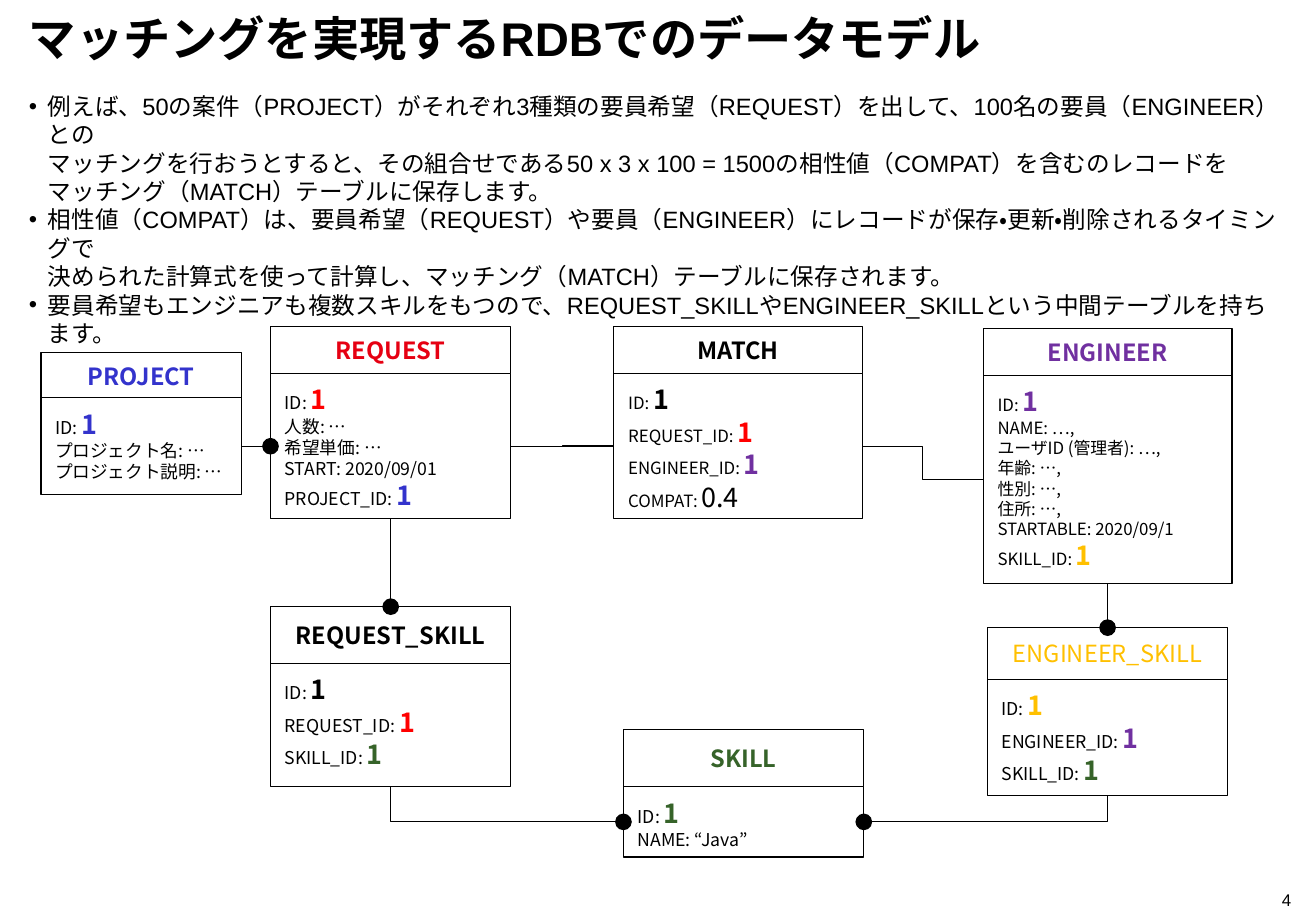
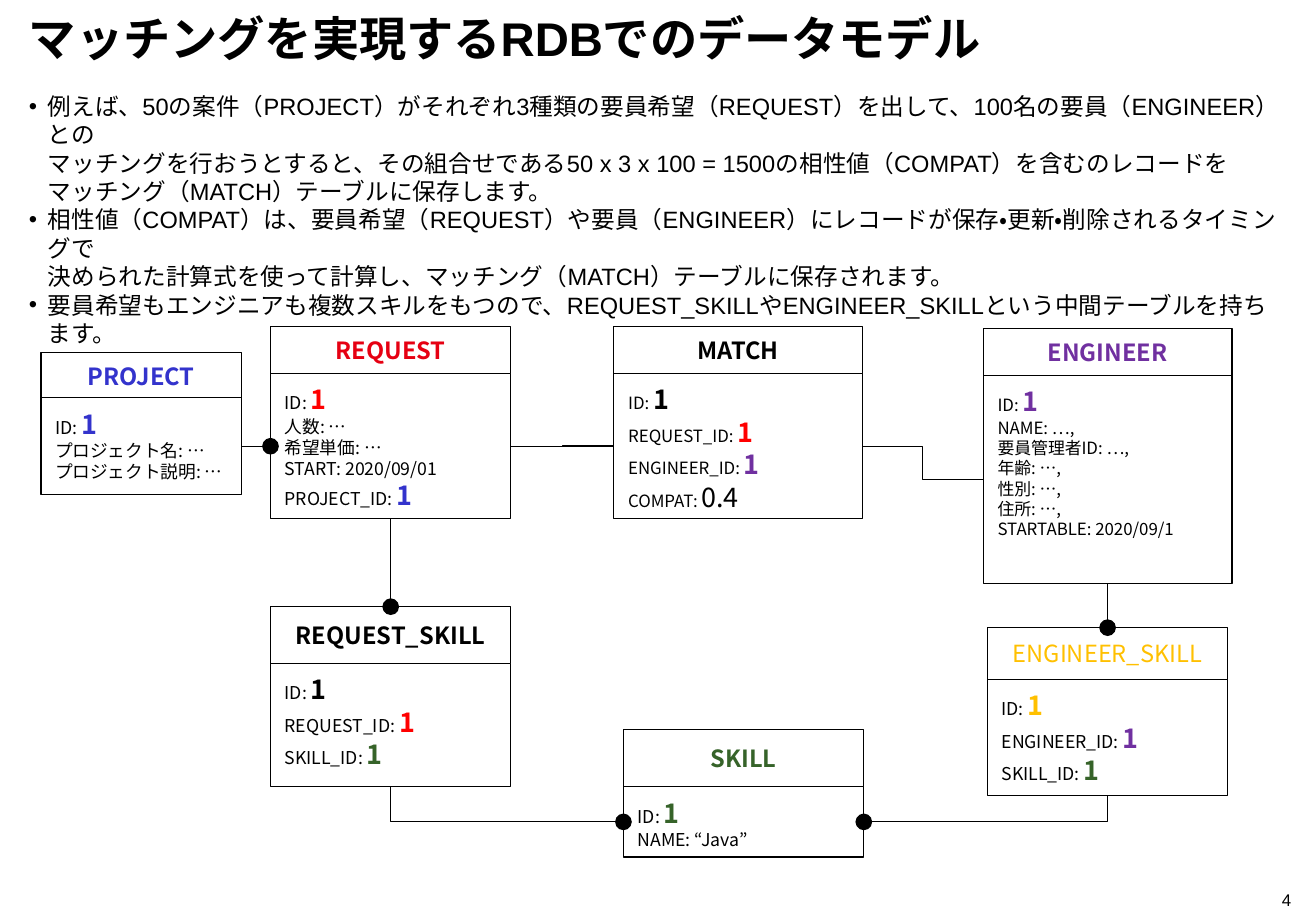
Before and after one commit to david3080/firestore, a slide deck: slide 5 of Matching.pptx. Drawn at 1316x911 pixels with LibreOffice and Linux fonts; fonts in the diff are those of the drawing. Boxes give left, top, right and bottom in pixels: in the first picture for what was removed or moved away, otherwise in the second. Text is boxed around its words. In the diff, an @@ line names an element or a change of style, - is before the commit and + after.

```diff
--- a/Matching.pptx
+++ b/Matching.pptx
@@ text in rectangle at [998, 440, 1103, 456]: text changed @@
-ユーザID (管理者): …,
+要員管理者ID: …,
@@ text in rectangle at [998, 545, 1092, 568]: paragraph removed @@
-SKILL_ID: 1
```
Also in this commit, not shown: 3 other slides changed, 1 slide added.
